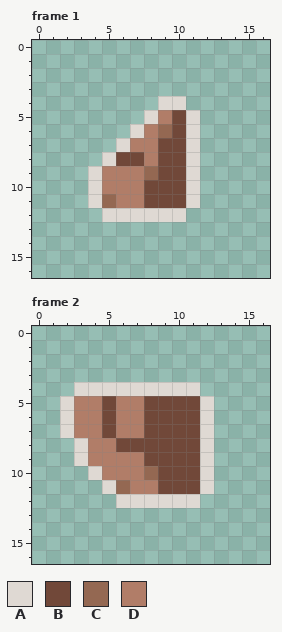
File history of a pixel-art file, user_interface/coin.aseprite. The picture above was drawn from the file before the commit.
17x17 pixels, 4 frames. Shown: frame 1, frame 2. The commit also changed other frames, which this record leaves out.
Palette (. is transparent): A #dfd9d3  B #714839  C #946852  D #b17d68
Pixels before, frame 1, first column x 4:
 4 .....AA.
 5 ....ADBA
 6 ...ADCBA
 7 ..ADDBBA
 8 .ABBDBBA
 9 ADDDCBBA
10 ADDDBBBA
11 ACDDBBBA
12 .AAAAAA.
Pixels before, frame 2, first column x 2:
 4 .AAAAAAAAA.
 5 ADDBDDBBBBA
 6 ADDBDDBBBBA
 7 ADDBDDBBBBA
 8 .ADDBBBBBBA
 9 .ADDDDBBBBA
10 ..ADDDCBBBA
11 ...ACDDBBBA
12 ....AAAAAA.
And afterwards:
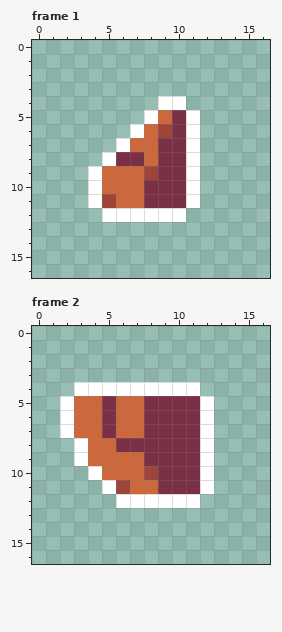
The edit:
colour A: #dfd9d3 -> #ffffff
colour B: #714839 -> #7a3045
colour C: #946852 -> #9e4539
colour D: #b17d68 -> #cd683d
Pixel boxes of the changes (left, top, right, bottom) in both pictures:
changed: (88, 96, 200, 222)
changed: (60, 382, 214, 508)
